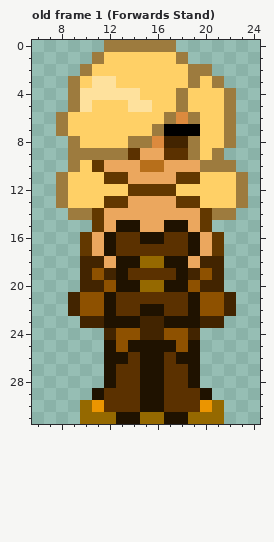
Pixel-art file -- assets/aseprite/bomber.aseprite. Above is the file before it was changed.
32x32 pixels, 1 frame. Shown: old frame 1 (Forwards Stand): x 6..24, y 0..31. The commit also changed other frames, which this record leaves out.
The same view after the edit:
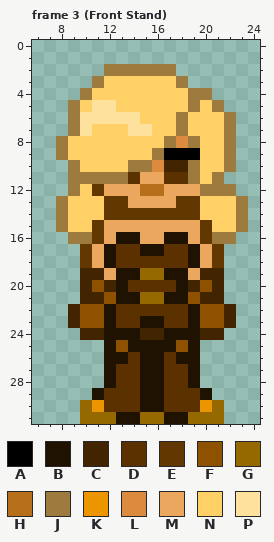
Palette (. is transparent): A #000000  B #1f1200  C #422400  D #5b3100  E #623800  F #8e5100  G #956900  H #b76f1b  J #9d7b3e  K #eb9500  L #dc8a3e  M #eba75e  N #ffd066  P #fee19d
A new or re-ordered frame is compared with the old frame closest to it.
Author's note on the commit: Add bomber sprites, fix getting info
The edit:
frames 1 -> 24
layer "Layer 1" now hidden
layer "Colour" added
layer "Outline" added
Changed rows in their new state; - is an unchanged pixel.
Frame 3 (Front Stand) is new; against old frame 1 (Forwards Stand):
first column x 8:
 0 ----......------
 1 ---........-----
 2 --..JJJJJJ...---
 3 -..JN-----J...--
 4 -.JNNNN---NJJ..-
 5 --NPP-NN--NJ-J.-
 6 .JPPPPP--NJN----
 7 .JP---PPNNJN----
 8 JN----NNNJL-----
 9 JNNNNNNNJAAA-NJ-
10 ---NNNJJLCCJNN--
11 .JJJJJD--DDJ-J..
12 .J-EMMMHHMMMJJJ.
14 JNNNEEEEEEEENNNJ
15 JNN--MM--MM--NNJ
16 -JJEMBBMMBBMEJJ-
17 -------BB-------
18 --EMBDDDDDDBME--
19 ---CM-BGGB-MC---
20 ---FC-DDDD-CF---
21 -.CCFBBGGBBFCC.-
22 -------DD-------
23 -CFF-DDBBDD-FFC-
24 --CCBBB--BBBCC--
Changed places in both pictures, as pixel boxes (x1, y1, x2, y2):
changed: (56, 40, 248, 340)
